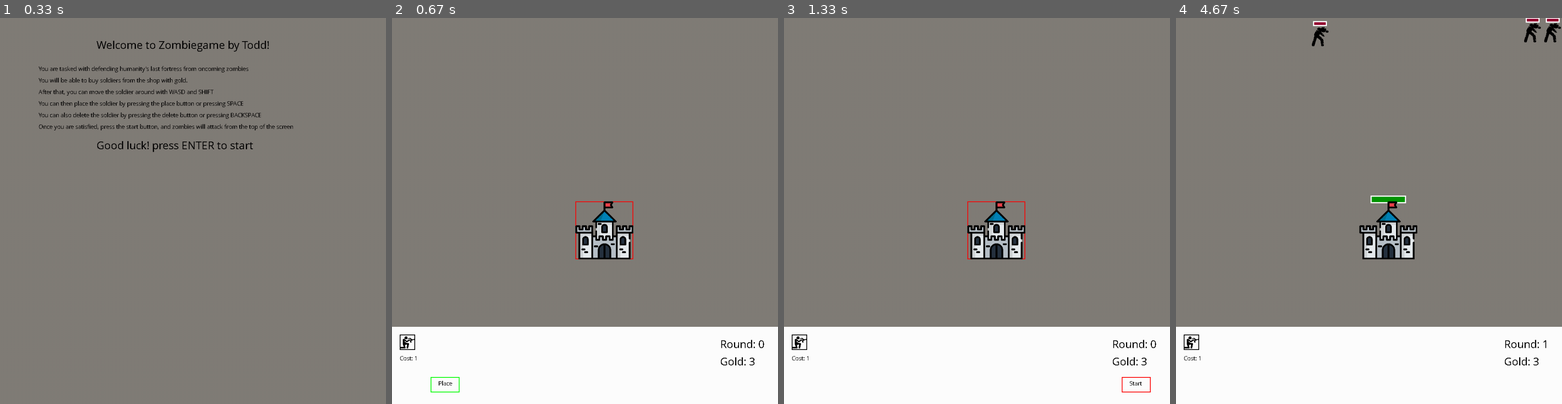
Above: before the commit, frames 1-4 (left to right).
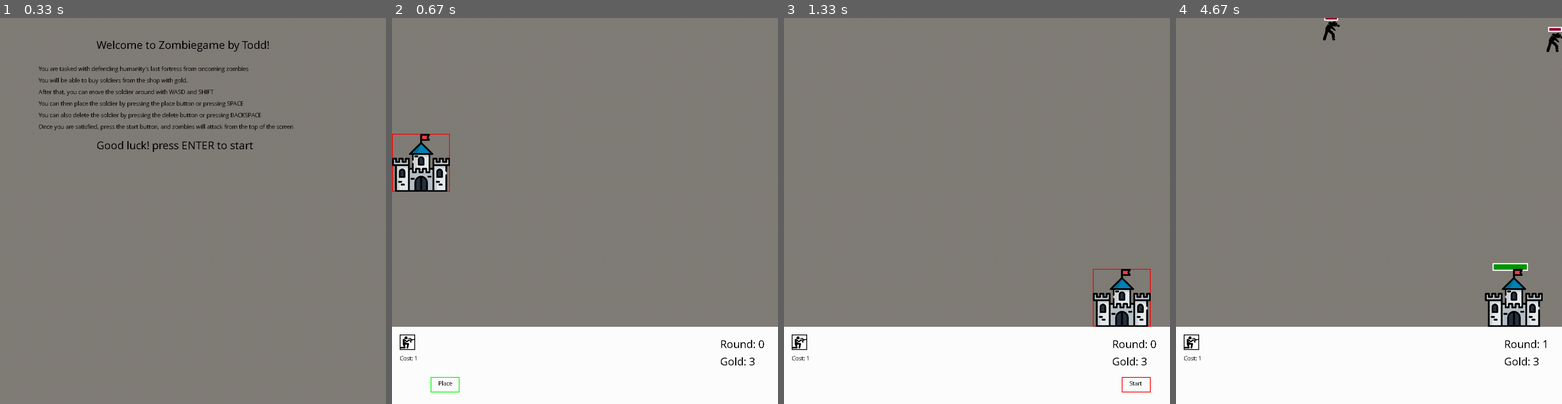
Above: after the commit, the same moments.

Repository: toadmengo/Towerdefense
Game: pygame game, started from td.py
Same seed, same stepped clock (60 frames per second), same inputs: the game is played once before the commit and once after it.
Inputs (mouse positions are in pixels of both pictures, inside the frame that each line leads up to):
- Up to frame 1 (0.33 s): no input
- Up to frame 2 (0.67 s): tap Enter at 0.33 s
- Up to frame 3 (1.33 s): press the mouse at (1034, 75) at 0.7 s; move the mouse to (1077, 211) at 0.8 s; release the mouse at (1119, 346) at 0.93 s; tap Space at 1 s
- Up to frame 4 (4.67 s): click "Start" at 1.38 s

Frame 1 is identical in both runs. In frame 2, 2.9% of the frame differs, in the area x 0-63%, y 30-63%; in frame 3, 2.9%; in frame 4, 3.7%, in the area x 35-100%, y 0-80%.

Commit message:
mouse feature

Diff:
--- a/td.py
+++ b/td.py
@@ -35,6 +35,7 @@
 shottimerrange=400
 
 placing_tile=False
+tiledown=True
 
 shotcount=0
 
@@ -45,6 +46,8 @@
 normalspeed=6
 globalspeed= normalspeed ###(adjusts for speed, does not currently function because only affects initialization)
 vel=.5*globalspeed
+
+pos=[0,0]
 
 
 def round25(x):
@@ -105,7 +108,24 @@
                 self.y+=self.vel
         self.center= [round(self.x+self.width/2), round(self.y+self.height/2)]
 
-
+    def moveobjectmouse(self):
+        screenlowerbound=300
+        print('t')
+        pos=pygame.mouse.get_pos()
+        print(pos)
+        self.x=pos[0]-self.width/2
+        self.y=pos[1]-self.height/2
+
+        if self.x<=0:
+            self.x=0
+        if self.x+self.width>=screenwidth:
+            self.x=screenwidth-self.width
+        if self.y<=screenlowerbound:
+            self.y=screenlowerbound
+        if self.y+self.height>=screenheight:
+           self.y=screenheight-self.height
+
+        self.center= [round(self.x+self.width/2), round(self.y+self.height/2)]
 
     def changex(self, newx): ##Change the x cord
         self.x=newx
@@ -444,9 +464,7 @@
         self.splash=False
         super().__init__(ID, x, y, vel)
 
-
 ###ZOMBIES
-
 class zombie(object):
     def __init__(self, ID, x, y, vel):
         super().__init__(ID, x, y, vel)
@@ -532,7 +550,6 @@
         self.gold=10
         self.vel=vel*.5
         super().__init__(ID, x, y, vel)
-
         #self.round?
 
 class zombieimp(zombie):
@@ -579,7 +596,6 @@
         self.gold=1
         self.vel=vel*2.5 ###Maybe do when initiating?
         super().__init__(ID, x, y, vel)
-
 
 def zombiedead(i):
     global gold
@@ -637,8 +653,6 @@
         screen.blit(text2, (20,yinfo-200))
         screen.blit(text3, (20,yinfo-150))
         screen.blit(text4, (20,yinfo-100))
-
-
 
     def drawfuncbutton(self):
         pygame.draw.rect(screen, self.color,self.rect, 2)
@@ -684,7 +698,7 @@
         button.__init__(self)
         self.x=20
         self.y=820
-        self.soldier=soldier(number_of_objects, thinglist[0].x, thinglist[0].y, vel)
+        self.soldier=soldier(number_of_objects, pos[0], pos[1], vel)
         self.img=self.soldier.img
         self.info=False
         self.rect=pygame.Rect(self.x,self.y,self.width, self.height)
@@ -696,7 +710,7 @@
         button.__init__(self)
         self.x=80
         self.y=820
-        self.soldier=wall(number_of_objects, thinglist[0].x, thinglist[0].y, vel)
+        self.soldier=wall(number_of_objects, pos[0], pos[1], vel)
         self.img=self.soldier.img
         self.info=False
         self.rect=pygame.Rect(self.x,self.y,self.width, self.height)
@@ -707,7 +721,7 @@
         button.__init__(self)
         self.x=140
         self.y=820
-        self.soldier=machinegun(number_of_objects, thinglist[0].x, thinglist[0].y, vel)
+        self.soldier=machinegun(number_of_objects, pos[0], pos[1], vel)
         self.img=self.soldier.img
         self.info=False
         self.rect=pygame.Rect(self.x,self.y,self.width, self.height)
@@ -718,7 +732,7 @@
         button.__init__(self)
         self.x=200
         self.y=820
-        self.soldier=sniper(number_of_objects, thinglist[0].x, thinglist[0].y, vel)
+        self.soldier=sniper(number_of_objects, pos[0], pos[1], vel)
         self.img=self.soldier.img
         self.info=False
         self.rect=pygame.Rect(self.x,self.y,self.width, self.height)
@@ -729,7 +743,7 @@
         button.__init__(self)
         self.x=260
         self.y=820
-        self.soldier=grenadier(number_of_objects, thinglist[0].x, thinglist[0].y, vel)
+        self.soldier=grenadier(number_of_objects, pos[0], pos[1], vel)
         self.img=self.soldier.img
         self.info=False
         self.rect=pygame.Rect(self.x,self.y,self.width, self.height)
@@ -740,7 +754,7 @@
         button.__init__(self)
         self.x=320
         self.y=820
-        self.soldier=artillery(number_of_objects, thinglist[0].x, thinglist[0].y, vel)
+        self.soldier=artillery(number_of_objects, pos[0], pos[1], vel)
         self.img=self.soldier.img
         self.info=False
         self.rect=pygame.Rect(self.x,self.y,self.width, self.height)
@@ -802,7 +816,7 @@
                 zombielist[i].drawhpbox()
 
         if placing_tile and not fighting:
-            thinglist[number_of_objects-1].moveobject() ##This line ensures that only the most recent object is allowed to move
+            ##obsolete with mouse feature (thinglist[number_of_objects-1].moveobject()) ##This line ensures that only the most recent object is allowed to move
             if number_of_objects>=2:
                 thinglist[number_of_objects-1].drawrange(screen)
         for i in range(number_of_objects):
@@ -842,7 +856,6 @@
             if event.key==pygame.K_g and not fighting: ###press g to turn on grid overlay
                 gridon = not gridon
 
-
         pressed_keys = pygame.key.get_pressed()
         if pressed_keys[pygame.K_LSHIFT] or pressed_keys[pygame.K_RSHIFT]: ###NEEDS WORK
             globalspeed= fastspeed
@@ -857,6 +870,7 @@
                         gamestart=True
                         number_of_objects+=1
                         placing_tile=True
+                        tiledown=False
                         ###Initialize buttons here!
                         start=startbutton()
                         place=placebutton()
@@ -876,9 +890,9 @@
                         buttonlist.append(b6)
                         number_of_buttons= len(buttonlist)
 
-
             if (event.type== pygame.MOUSEBUTTONUP or event.type==pygame.KEYDOWN) and gamestart==True:
                 pos=pygame.mouse.get_pos()
+                print(pos)
 
                 if (start.clickedon(pos) and event.type== pygame.MOUSEBUTTONUP) and not placing_tile:
                 #####Zombie creation list
@@ -892,7 +906,6 @@
                         zombiecount=zc
                         for i in range(zc):
                             zombielist.append(starterzombie(i, random.choice(range(-200,1150)), -100, vel, random.choice(range(400+zombiecount))))
-
 
                     if phase>=3 and phase<5:
                         goldgive=2
@@ -929,13 +942,18 @@
                     fighting=True
                     print(f"zombiecount:{zombiecount}")
 
-                if ((delete.clickedon(pos) and event.type== pygame.MOUSEBUTTONUP) or (event.type==pygame.KEYDOWN and event.key==pygame.K_BACKSPACE)) and placing_tile and number_of_objects>=2:
+                if ((delete.clickedon(pos) and event.type== pygame.MOUSEBUTTONUP) or (event.type==pygame.KEYDOWN and event.key==pygame.K_BACKSPACE)) and placing_tile and number_of_objects>=2 and tiledown:
                     gold+=thinglist[number_of_objects-1].cost
                     number_of_objects-=1
                     thinglist.pop(number_of_objects)
                     placing_tile= False
                     for i in buttonlist:
                         i.info=False
+
+                if event.type==pygame.MOUSEBUTTONUP and not tiledown and placing_tile:
+                    thinglist[number_of_objects-1].changex(round25(thinglist[number_of_objects-1].x))
+                    thinglist[number_of_objects-1].changey(round25(thinglist[number_of_objects-1].y))
+                    tiledown=True
 
                 for i in range(len(buttonlist)):
                     if (buttonlist[i].clickedon(pos) and event.type== pygame.MOUSEBUTTONUP) and not placing_tile: ###If button clicked on
@@ -958,24 +976,21 @@
                             if buttonlist[i]==b6:
                                 b6=button6()
                                 buttonlist[i]=b6
-
                             buttonlist[i].spawnthing()
-
+                            tiledown=False
                             placing_tile=True
                             buttonlist[i].info=True
 
-                if ((place.clickedon(pos) and event.type== pygame.MOUSEBUTTONUP) or (event.type==pygame.KEYDOWN and event.key==pygame.K_SPACE)) and not collision and placing_tile:
+                if ((place.clickedon(pos) and event.type== pygame.MOUSEBUTTONUP) or (event.type==pygame.KEYDOWN and event.key==pygame.K_SPACE)) and not collision and placing_tile and tiledown:
                     ###Saves object onto nearest grid location
-                    thinglist[number_of_objects-1].changex(round25(thinglist[number_of_objects-1].x))
-                    thinglist[number_of_objects-1].changey(round25(thinglist[number_of_objects-1].y))
                     placing_tile=False
                     for i in buttonlist:
                         i.info=False
 
-
+    if not tiledown and placing_tile and gamestart:
+        thinglist[number_of_objects-1].moveobjectmouse()
 
     if fighting:
-
         globaldelay+=1 ###Staggers entrance of zombies
         dead=False
         while fighting:
@@ -1013,9 +1028,7 @@
             if dead==False:
                 break
 
-
     drawscreen()
 
 
-
 pygame.quit()
